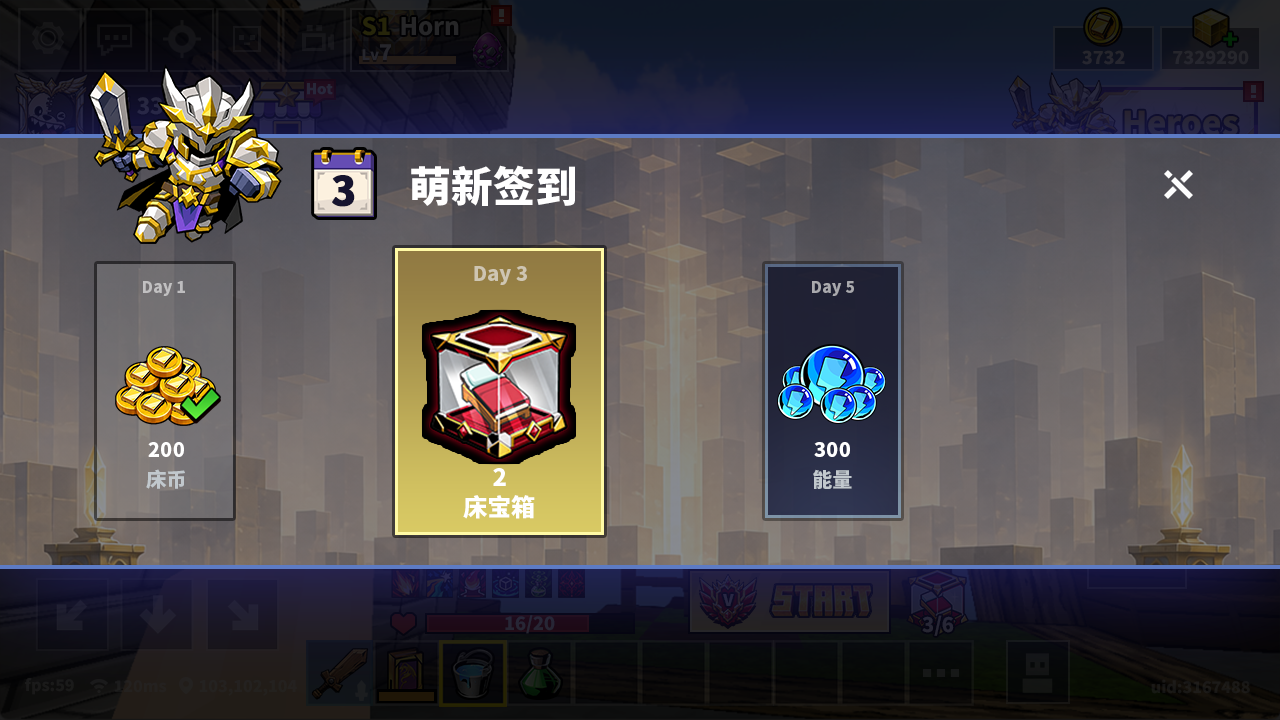
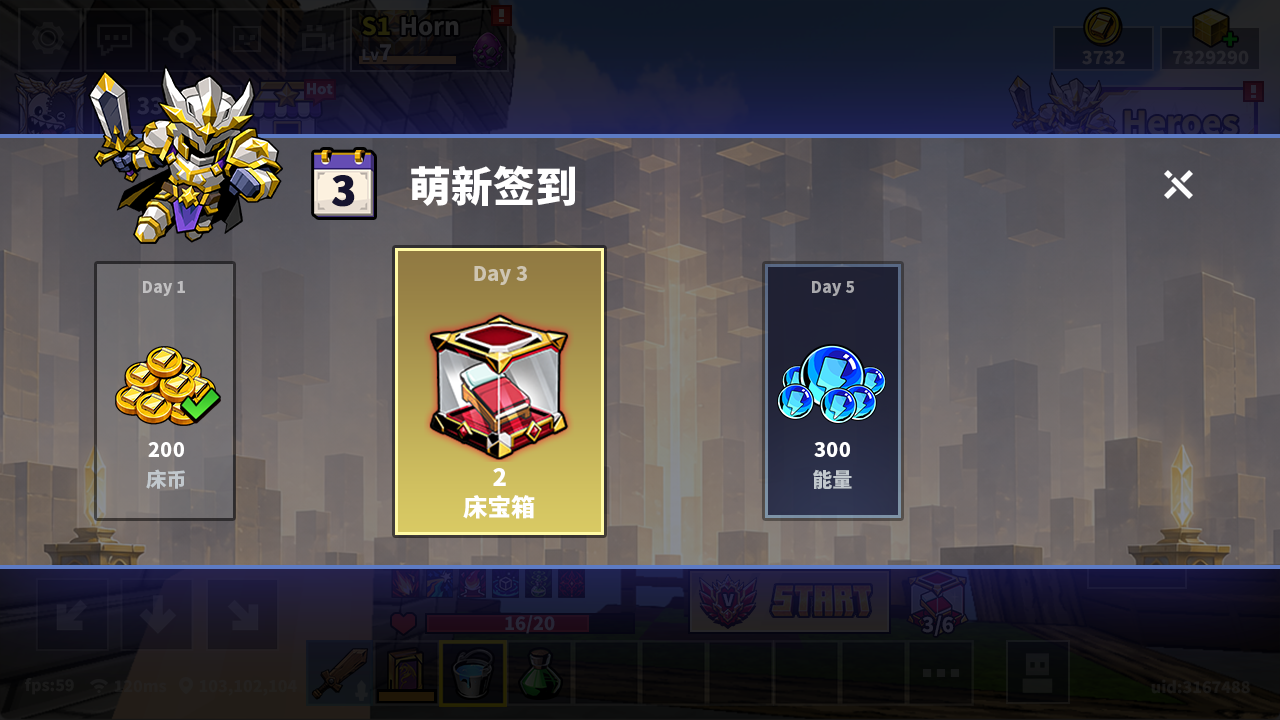
Before/after of a 1280px x 720px layered artwork. What changed in the layer stack:
painted on "medium_white_chest" over [421, 309, 577, 465]